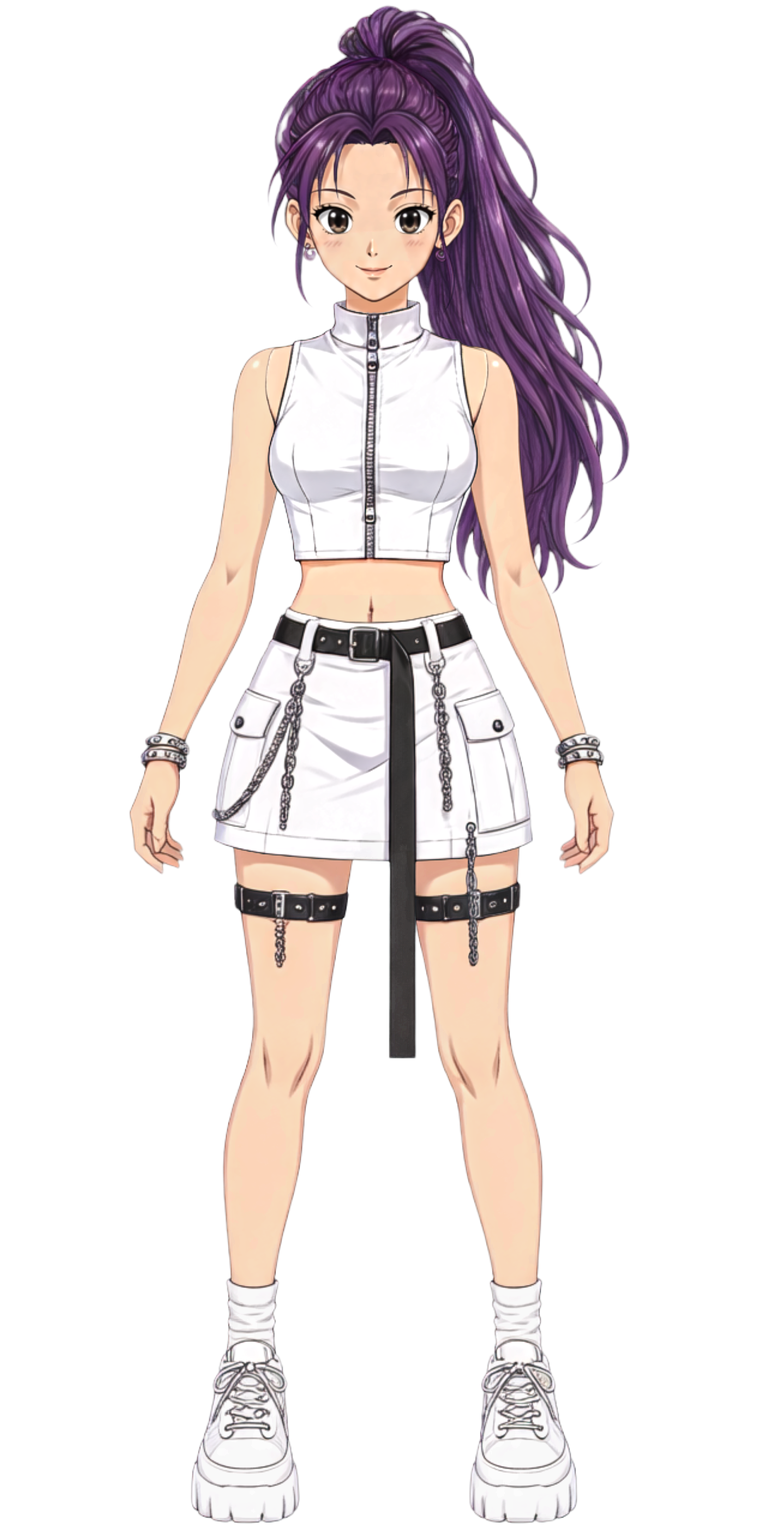
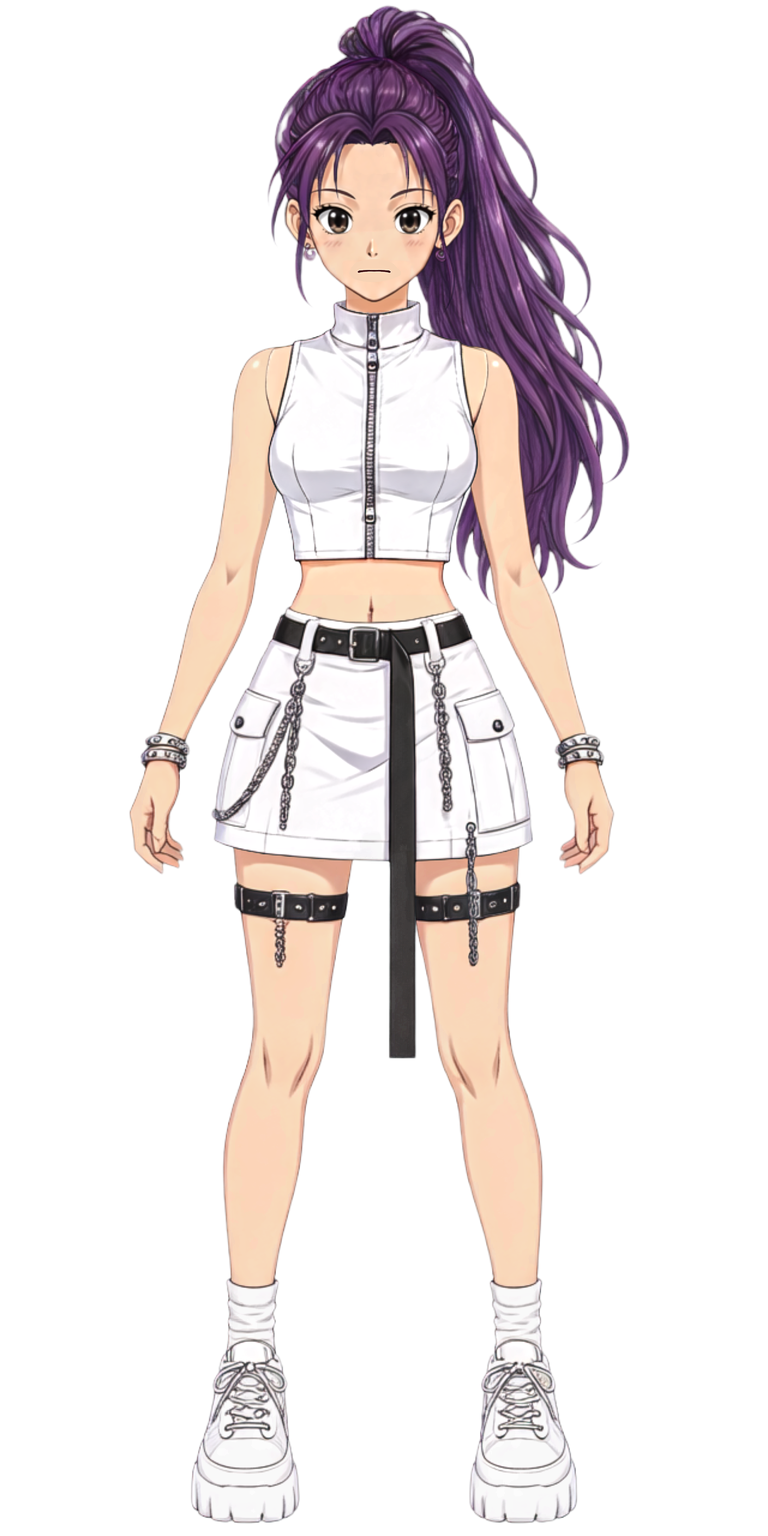
Comparing the layer stacks of the two 768x1536 images. Changes:
added group "Bang" with 1 layers above "Face" over (283, 65, 435, 315)
renamed (unnamed layer) to "FrontBang", moved it into group "Bang", painted on it, masked it over (283, 65, 435, 315)
removed group "R_Eye" (in "Face") (4 layers) from group "Face" over (333, 191, 357, 234)
renamed "Bang" to "R_Eye", moved it into group "Face" over (283, 65, 435, 315)
renamed "FrontBang" to "R_Eyebrow", painted on it over (283, 65, 435, 315)
moved "R_Eyelash" into group "R_Eye" over (333, 224, 353, 234)
added layer "R_Eyeball" in group "R_Eye" over (333, 224, 353, 234)
removed layer "L_Eyelash" (in "Face" › "L_Eye") from group "L_Eye" over (393, 203, 435, 236)
renamed "R_Pupil" to "L_Eyebrow", moved it into group "L_Eye", painted on it over (333, 191, 435, 236)
renamed "R_Eyeball" to "L_Eyelash", moved it into group "L_Eye", painted on it over (333, 203, 435, 236)
added layer "L_Pupil" in group "L_Eye" over (403, 223, 419, 236)
added layer "L_Eyeball" in group "L_Eye" over (393, 212, 424, 234)
renamed "L_Pupil" to "UpperMouthSkin", moved it into group "Mouth", painted on it, unmasked it over (350, 223, 423, 271)
renamed "L_Eyeball" to "UpperLip", moved it into group "Mouth", painted on it, unmasked it over (356, 212, 424, 273)
added layer "LowerMouthSkin" in group "Mouth" over (349, 266, 401, 282)
added layer "LowerLip" in group "Mouth" over (358, 267, 392, 273)
renamed "mouth" to "MouthInside", hid it, painted on it, unmasked it over (353, 259, 395, 282)
painted on "face" over (324, 144, 424, 268)
painted on "TopGarmentFront" over (444, 471, 449, 562)
painted on "neck" over (350, 263, 410, 305)
painted on "TopGarmentBack" over (447, 534, 502, 575)
painted on "legwear" over (320, 960, 333, 1041)
painted on "handwear" over (444, 361, 572, 575)
painted on "BackHair" over (333, 74, 566, 566)
…and 1 more changes (1 added)
